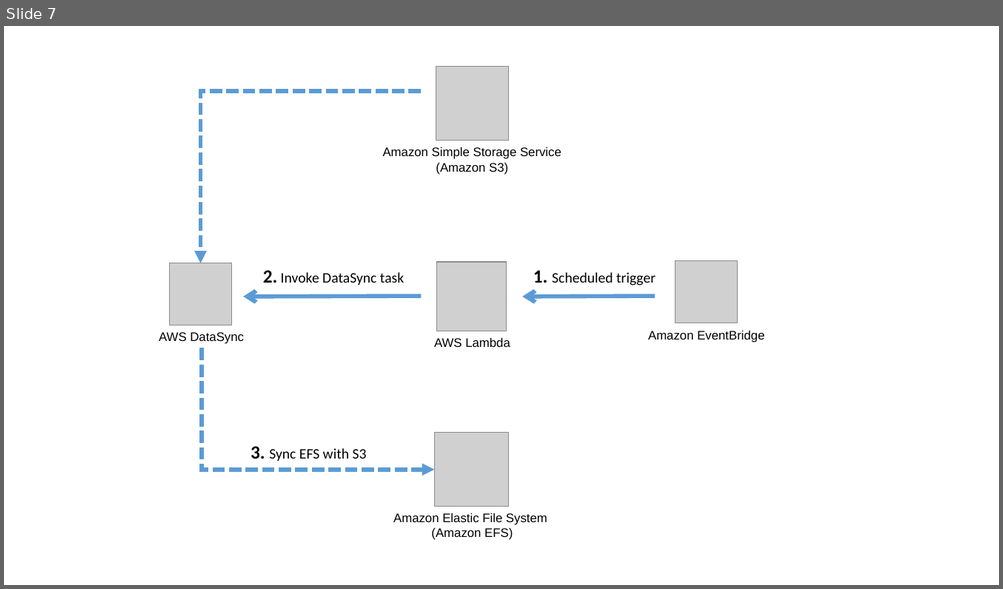
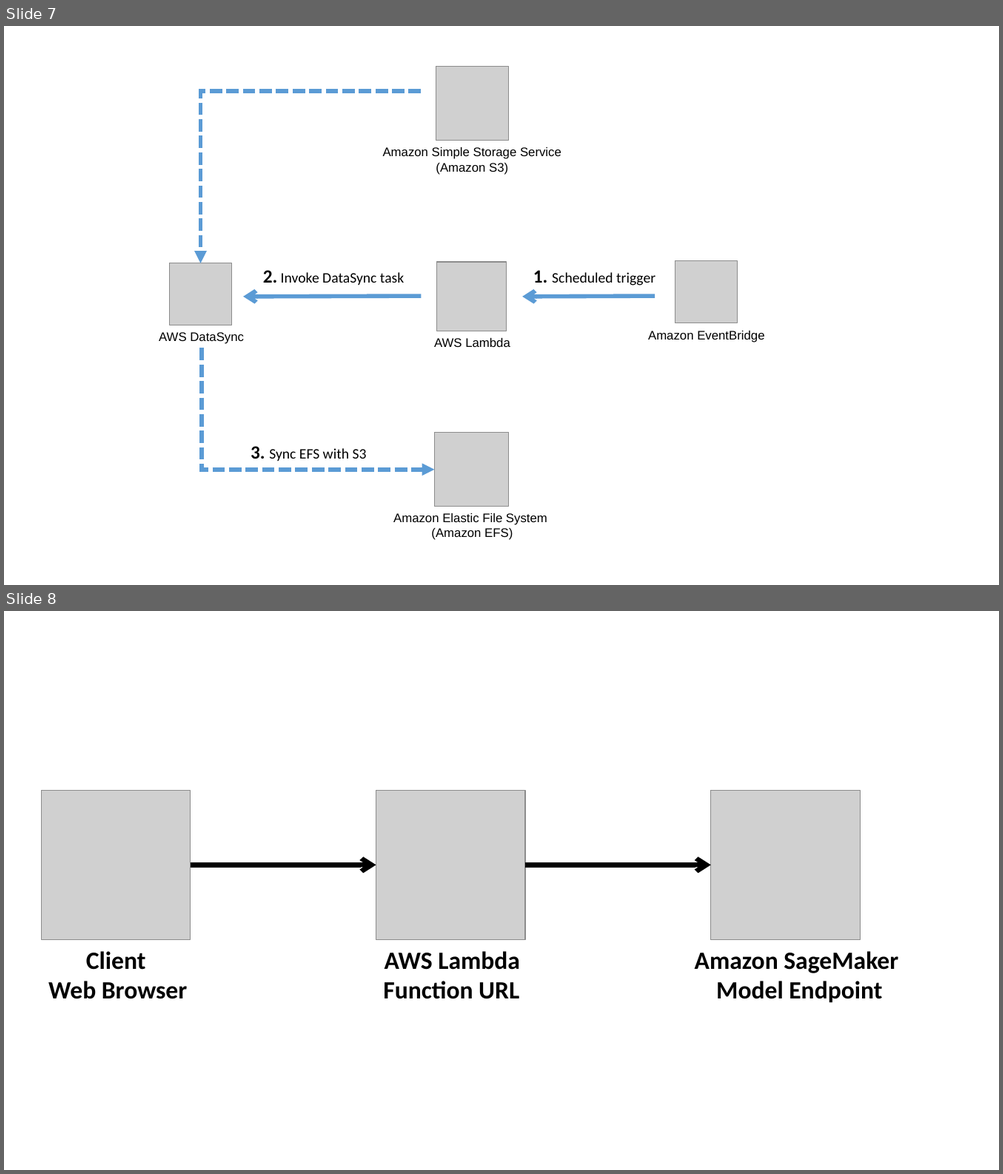
Before and after one commit to hassaanbinaslam/myblog_fastai_archived, a slide deck: images/pics_slides/pics_slides.pptx. Shown one above the other, each under a label of ours: slide 7 before the commit, slides 7 and 8 after it. The pictures are 1003x589 and 1003x1174 pixels, drawn with LibreOffice and Linux fonts; fonts in the diff are those of the drawing; grey boxes stand for pictures. Boxes give left, top, right and bottom in pixels: in the first picture for what was removed or moved away, otherwise in the second. Text is boxed around its words. In the diff, an @@ line names an element or a change of style, - is before the commit and + after.

```diff
--- a/images/pics_slides/pics_slides.pptx
+++ b/images/pics_slides/pics_slides.pptx
@@ slide 8 added at (4, 611, 999, 1170), background #FFFFFF @@
@@ group added at (41, 791, 898, 1003): 3 pictures, 3 texts, 2 arrows @@
+Client
+Web Browser
+AWS Lambda
+Function URL
+Amazon SageMaker
+Model Endpoint
```
Also in this commit, not shown: 20 other files.
